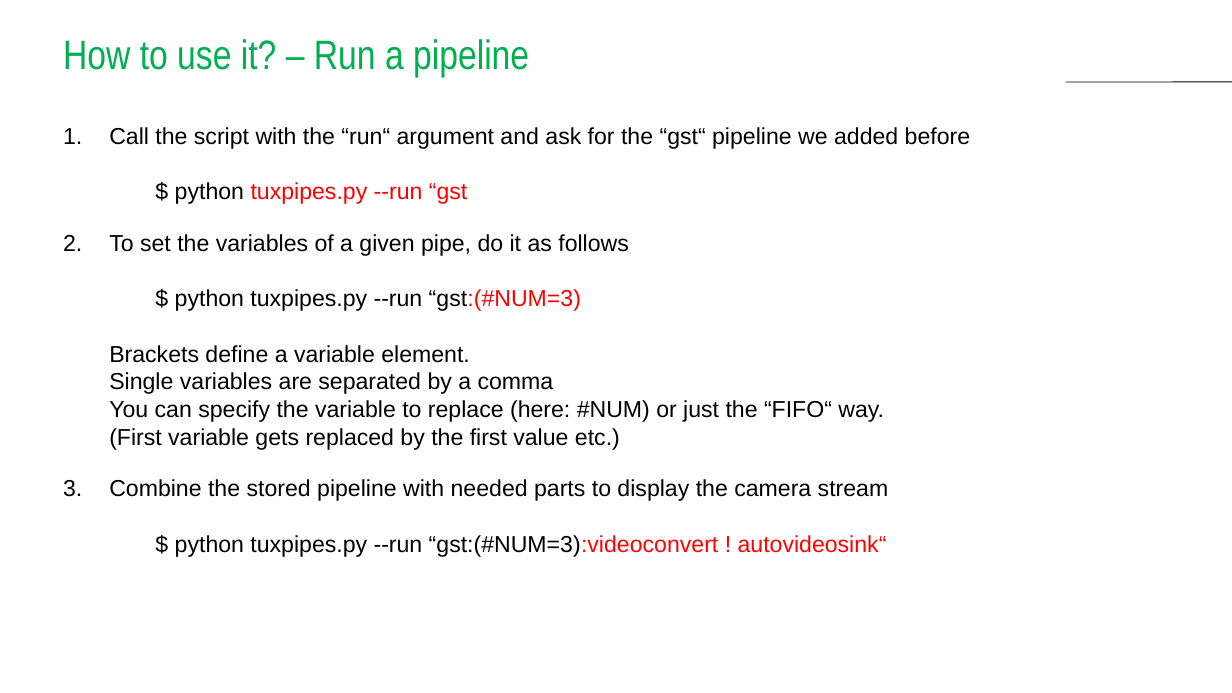
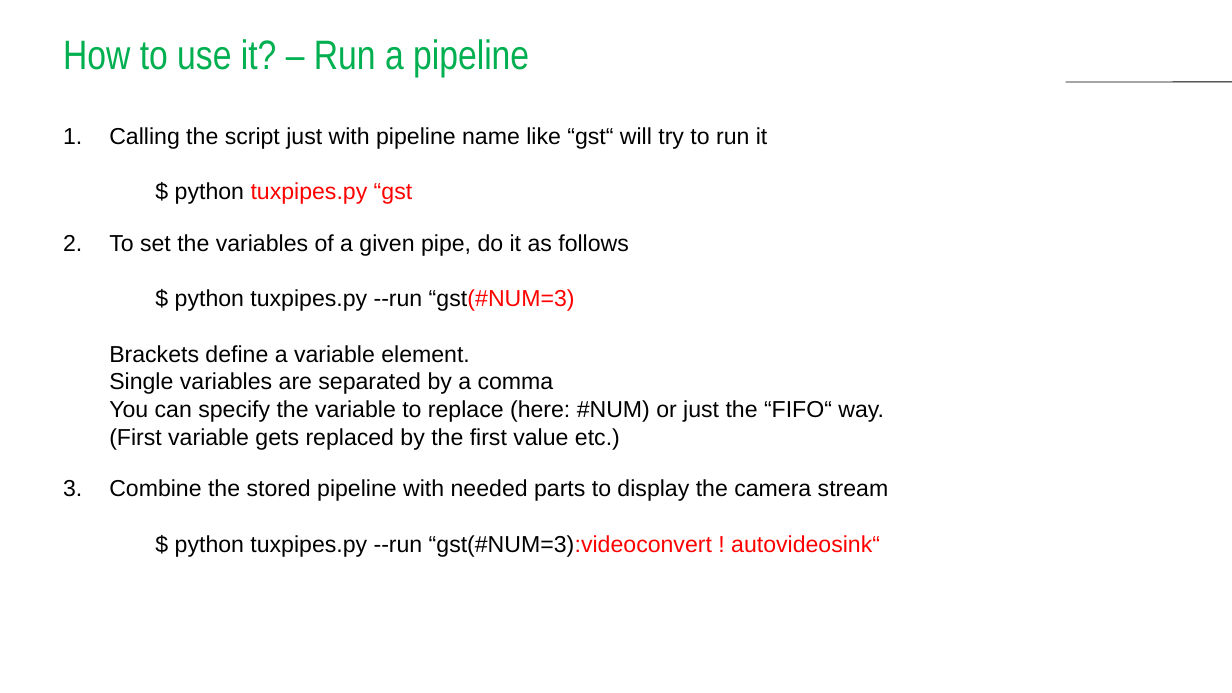
Before and after one commit to avs-sas/tuxpipes, a slide deck: slide 5 of docs/tuxpipes.pptx. Drawn at 1232x693 pixels with LibreOffice and Linux fonts; fonts in the diff are those of the drawing; background and template pictures are left out. Boxes give left, top, right and bottom in pixels: in the first picture for what was removed or moved away, otherwise in the second. Text is boxed around its words. In the diff, an @@ line names an element or a change of style, - is before the commit and + after.

```diff
--- a/docs/tuxpipes.pptx
+++ b/docs/tuxpipes.pptx
@@ text at [109, 127, 889, 557]: text changed @@
-1. Call the script with the “run“ argument and ask for the “gst“ pipeline we added before
-   $ python tuxpipes.py --run “gst
-2. To set the variables of a given pipe, do it as follows
-   $ python tuxpipes.py --run “gst:(#NUM=3)
-   Brackets define a variable element.
-   Single variables are separated by a comma
-   You can specify the variable to replace (here: #NUM) or just the “FIFO“ way.
-   (First variable gets replaced by the first value etc.)
-3. Combine the stored pipeline with needed parts to display the camera stream
-   $ python tuxpipes.py --run “gst:(#NUM=3):videoconvert ! autovideosink“
+1. Calling the script just with pipeline name like “gst“ will try to run it
+   $ python tuxpipes.py “gst
+2. To set the variables of a given pipe, do it as follows
+   $ python tuxpipes.py --run “gst(#NUM=3)
+   Brackets define a variable element.
+   Single variables are separated by a comma
+   You can specify the variable to replace (here: #NUM) or just the “FIFO“ way.
+   (First variable gets replaced by the first value etc.)
+3. Combine the stored pipeline with needed parts to display the camera stream
+   $ python tuxpipes.py --run “gst(#NUM=3):videoconvert ! autovideosink“
```
Also in this commit, not shown: 1 other slide changed, 10 other files.
